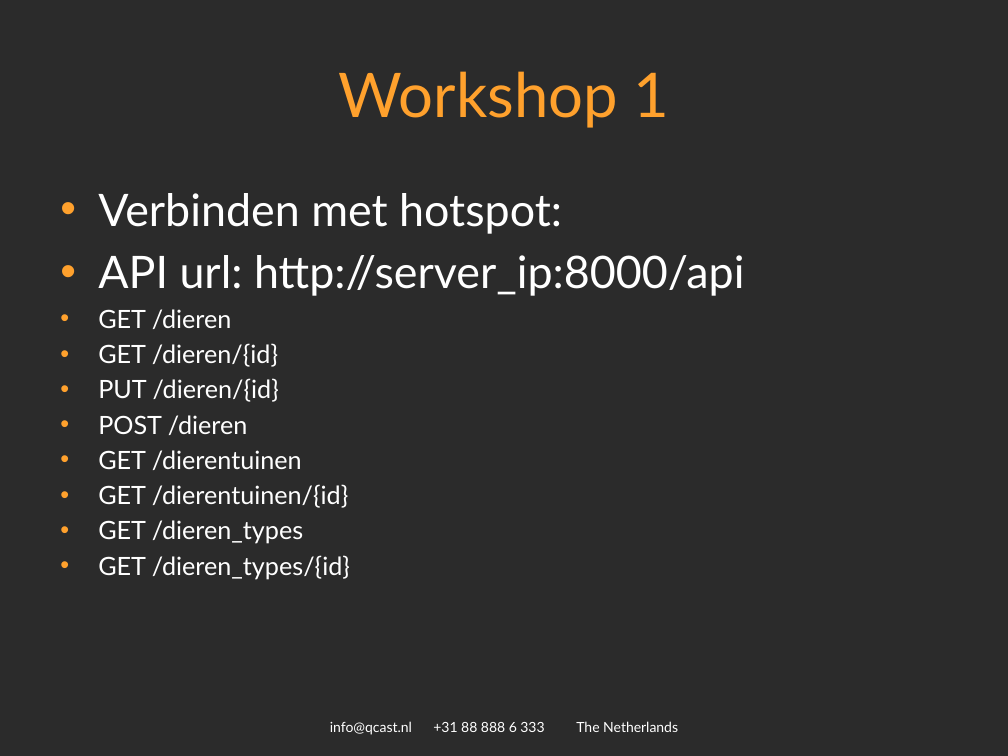
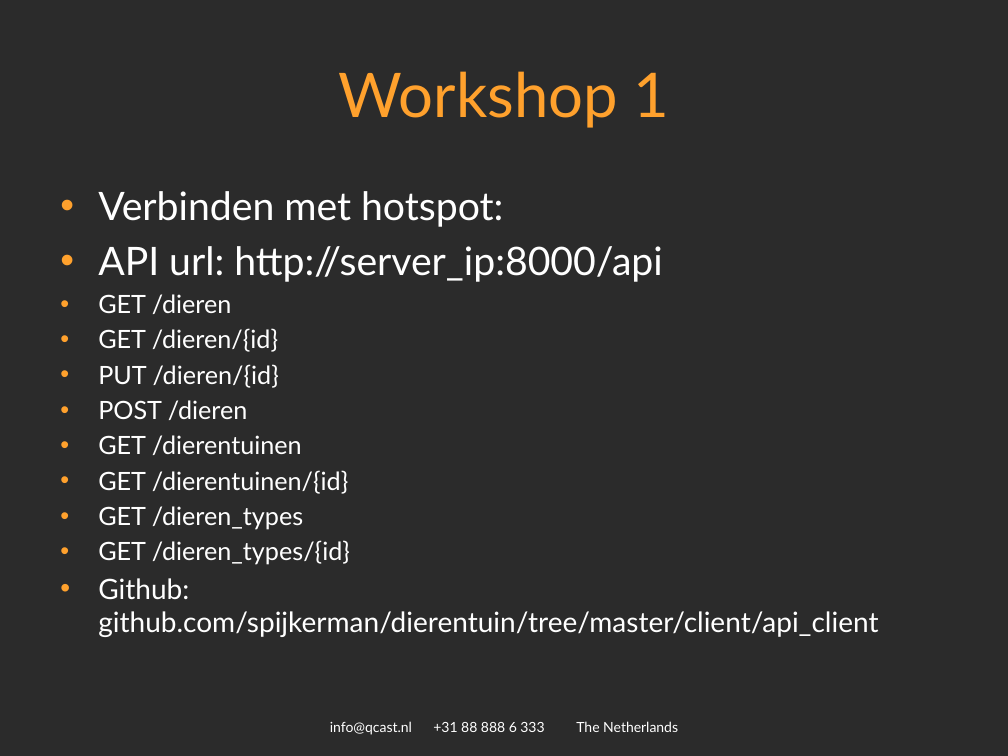
Before and after one commit to spijkerman/dierentuin, a slide deck: slide 11 of API workshop.pptx. Drawn at 1008x756 pixels with LibreOffice and Linux fonts; fonts in the diff are those of the drawing; background and template pictures are left out; a plain dark background stands for a picture behind light text. Boxes give left, top, right and bottom in pixels: in the first picture for what was removed or moved away, otherwise in the second. Text is boxed around its words. In the diff, an @@ line names an element or a change of style, - is before the commit and + after.

Commit message:
added slide

```diff
--- a/API workshop.pptx
+++ b/API workshop.pptx
@@ text at [98, 191, 663, 282]: size 32 to 28 pt in "Verbinden met hotspot:", "API url: http://server_ip:8000/api" @@
@@ text at [98, 578, 878, 637]: paragraph added @@
+• Github: github.com/spijkerman/dierentuin/tree/master/client/api_client
```
